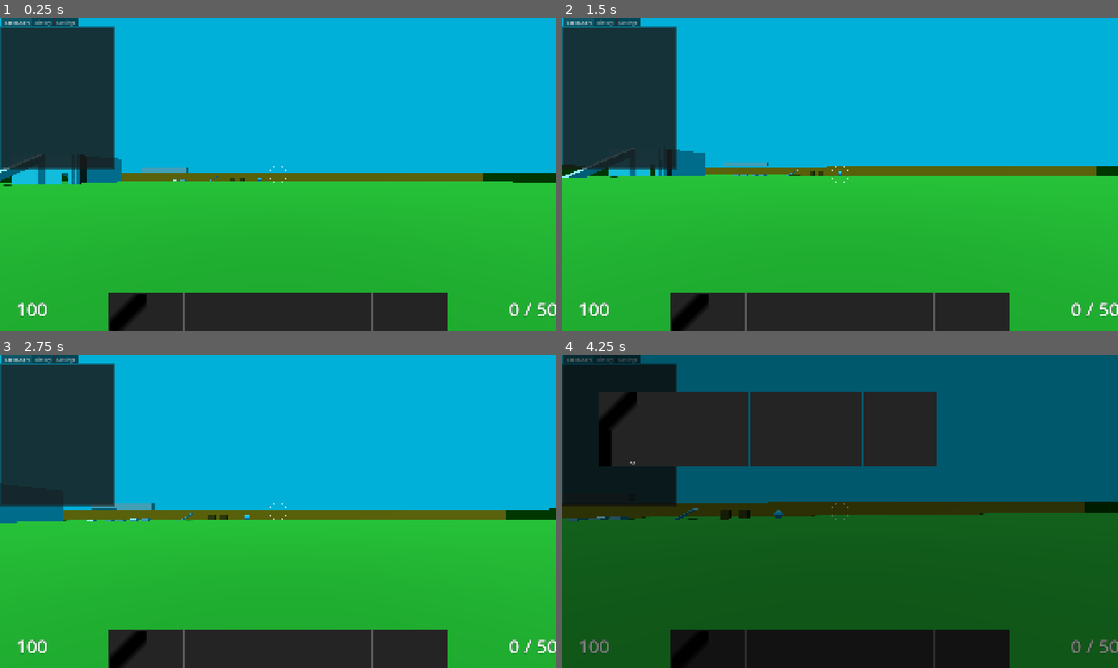
Above: before the commit, frames 1-4 (two rows, left to right).
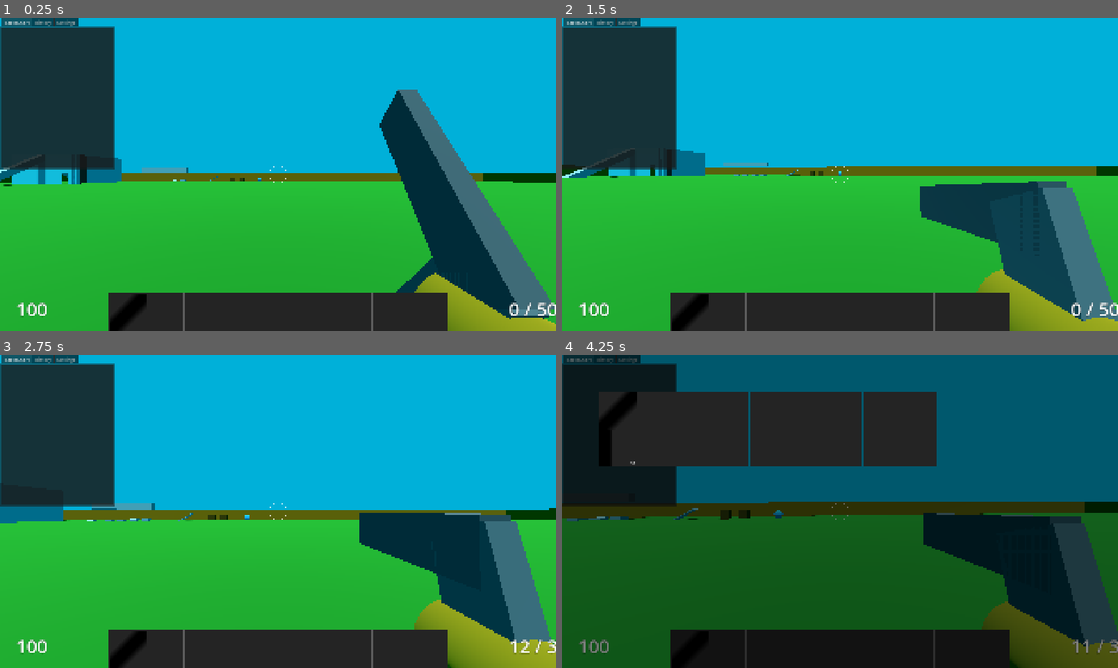
Above: after the commit, the same moments.

Repository: janisl/rpg-core
Game: Godot game, scene res://systems/main_scene.tscn
Two runs of this game, one before a commit and one after it. Both use one fixed random seed, a clock stepped at 60 frames per second and the inputs below.
Inputs (mouse positions are in pixels of both pictures, inside the frame that each line leads up to):
- Up to frame 1 (0.25 s): no input
- Up to frame 2 (1.5 s): move the mouse to (867, 174) at 0.52 s; hold Shift (crouch) 0.53-1.28 s; hold W (forward) from 0.53 s (still down); tap Space (jump) at 0.77 s; move the mouse to (812, 174) at 1.27 s; tap Shift (crouch) at 1.35 s
- Up to frame 3 (2.75 s): keep holding W (forward); tap Space (jump) at 1.52 s; move the mouse to (289, 505) at 2.02 s; hold Shift (crouch) from 2.03 s (still down); tap T (cycle_ammo) at 2.1 s
- Up to frame 4 (4.25 s): keep holding W (forward); move the mouse to (834, 517) at 2.77 s; release Shift (crouch) at 2.78 s; click (834, 517) at 2.85 s; tap Space (jump) at 3.02, 3.77 s; tap Shift (crouch) at 3.05, 3.8 s; move the mouse to (878, 514) at 3.52 s; hold Ctrl (sprint) from 3.53 s (still down); tap Tab (inventory) at 4.15 s

The runs differ from the first frame. In frame 1, 11% of the frame differs, in the area x 68-100%, y 22-100%; in frame 2, 10%; in frame 3, 11%; in frame 4, 11%.
Error before the commit: Invalid call. Nonexistent function 'switch_wieldable' in base 'Nil'. (res://systems/weapon_manager.gd:40)

Commit message:
Move combat system classes and scenes.

Diff:
--- a/actors/player/player.tscn
+++ b/actors/player/player.tscn
@@ -1365,7 +1365,7 @@
 states/Standing/position = Vector2(447.33334, 72.66667)
 transitions = ["Start", "Standing", SubResource("AnimationNodeStateMachineTransition_m1hv5"), "Standing", "Crouching",  …(299 unchanged characters)…
 
-[node name="Player" type="CharacterBody3D" unique_id=8619645 …(182 unchanged characters)… d_ray_cast", "stairs_below_ray_cast", "weapon_controller", "animation_tree", "inventory", "health_component") groups=["player"]]
+[node name="Player" type="CharacterBody3D" unique_id=8619645 …(182 unchanged characters)… d_ray_cast", "stairs_below_ray_cast", "wield_controller", "animation_tree", "inventory", "health_component") groups=["player"]]
 collision_layer = 771
 script = ExtResource("1_nvxhs")
 camera_controller = NodePath("Neck")
@@ -1418,8 +1418,8 @@
 script = ExtResource("6_2vokq")
 player = NodePath("..")
 camera = NodePath("../Neck/Head/Camera")
-weapon_mesh_layer = 2
 first_person_parent = NodePath("../Neck/Head/Camera/Wieldables")
+first_person_mesh_layer = 2
 metadata/_custom_type_script = "uid://bssifbouhjhmf"
 
 [node name="StateChartDebugger" parent="." unique_id=1438023907 instance=ExtResource("2_388e2")]
--- a/items/ammo/laser_ammo.tres
+++ b/items/ammo/laser_ammo.tres
@@ -1,6 +1,6 @@
 [gd_resource type="Resource" script_class="AmmoData" format=3 uid="uid://c8ff3twc0mra8"]
 
-[ext_resource type="Script" uid="uid://bmgq6ppgbrqsa" path="res://systems/inventory/ammo_data.gd" id="1_4gx8s"]
+[ext_resource type="Script" uid="uid://bmgq6ppgbrqsa" path="res://systems/combat/ammo_data.gd" id="1_4gx8s"]
 
 [sub_resource type="Gradient" id="Gradient_xy5oi"]
 offsets = PackedFloat32Array(0, 0.3018868, 0.38490567)
--- a/items/ammo/pistol_ammo.tres
+++ b/items/ammo/pistol_ammo.tres
@@ -1,6 +1,6 @@
 [gd_resource type="Resource" script_class="AmmoData" format=3 uid="uid://8wv77e0i7ndt"]
 
-[ext_resource type="Script" uid="uid://bmgq6ppgbrqsa" path="res://systems/inventory/ammo_data.gd" id="1_xy5oi"]
+[ext_resource type="Script" uid="uid://bmgq6ppgbrqsa" path="res://systems/combat/ammo_data.gd" id="1_xy5oi"]
 
 [sub_resource type="Gradient" id="Gradient_xy5oi"]
 offsets = PackedFloat32Array(0, 0.3018868, 0.34339622)
--- a/items/ammo/shotgun_ammo.tres
+++ b/items/ammo/shotgun_ammo.tres
@@ -1,6 +1,6 @@
 [gd_resource type="Resource" script_class="AmmoData" format=3 uid="uid://bvm2idvb450ig"]
 
-[ext_resource type="Script" uid="uid://bmgq6ppgbrqsa" path="res://systems/inventory/ammo_data.gd" id="1_14x0w"]
+[ext_resource type="Script" uid="uid://bmgq6ppgbrqsa" path="res://systems/combat/ammo_data.gd" id="1_14x0w"]
 
 [sub_resource type="Gradient" id="Gradient_xy5oi"]
 offsets = PackedFloat32Array(0, 0.3018868, 0.4)
--- a/items/weapons/hit_scan_weapon.tscn
+++ /dev/null
@@ -1,8 +0,0 @@
-[gd_scene format=3 uid="uid://cojhl7nthk3w1"]
-
-[ext_resource type="PackedScene" uid="uid://bmjbw3h5btlsw" path="res://items/weapons/weapon.tscn" id="1_sqb1c"]
-[ext_resource type="Script" uid="uid://btg1edrircng7" path="res://items/weapons/hit_scan_weapon.gd" id="2_5sdol"]
-
-[node name="HitScanWeapon" unique_id=2003787361 instance=ExtResource("1_sqb1c")]
-script = ExtResource("2_5sdol")
-hit_scan_collision_mask = 1
--- a/items/weapons/laser/laser.tres
+++ b/items/weapons/laser/laser.tres
@@ -1,11 +1,11 @@
 [gd_resource type="Resource" script_class="WeaponData" format=3 uid="uid://4fhry8pq51ej"]
 
 [ext_resource type="Resource" uid="uid://c8ff3twc0mra8" path="res://items/ammo/laser_ammo.tres" id="1_bjold"]
-[ext_resource type="PackedScene" uid="uid://b6eda53ea0fae" path="res://items/weapons/projectile_weapon.tscn" id="2_da8ks"]
+[ext_resource type="Script" uid="uid://bmgq6ppgbrqsa" path="res://systems/combat/ammo_data.gd" id="1_da8ks"]
 [ext_resource type="PackedScene" uid="uid://b2gscberboh83" path="res://items/weapons/laser/test_projectile.tscn" id="2_l8b5j"]
-[ext_resource type="Script" uid="uid://bjvp63efii4fn" path="res://systems/inventory/weapon_data.gd" id="4_efmtk"]
+[ext_resource type="PackedScene" uid="uid://b6eda53ea0fae" path="res://systems/combat/projectile_weapon.tscn" id="3_wch0n"]
 [ext_resource type="PackedScene" uid="uid://b1hhl7ucow0hf" path="res://items/weapons/laser/laser_view.tscn" id="5_l8b5j"]
-[ext_resource type="Script" uid="uid://bmgq6ppgbrqsa" path="res://systems/inventory/ammo_data.gd" id="ammo_data_script"]
+[ext_resource type="Script" uid="uid://bjvp63efii4fn" path="res://systems/combat/weapon_data.gd" id="6_efmtk"]
 
 [sub_resource type="Gradient" id="Gradient_shorh"]
 offsets = PackedFloat32Array(0.32830188, 0.41886792, 0.60754716, 0.71320754)
@@ -18,17 +18,17 @@
 fill_to = Vector2(1, 1)
 
 [resource]
-script = ExtResource("4_efmtk")
+script = ExtResource("6_efmtk")
 damage = 10.0
 magazine_size = 20
 is_automatic = true
 accuracy = 90
-ammo_types = Array[ExtResource("ammo_data_script")]([ExtResource("1_bjold")])
+ammo_types = Array[ExtResource("1_da8ks")]([ExtResource("1_bjold")])
 fire_offset = Vector3(0.15, -0.02, -0.15)
 is_hit_scan = false
 hit_scan_range = 40.0
 projectile_scene = ExtResource("2_l8b5j")
-controller_scene = ExtResource("2_da8ks")
+controller_scene = ExtResource("3_wch0n")
 first_person_scene = ExtResource("5_l8b5j")
 first_person_position = Vector3(0.14105655, -0.06323153, -0.18142417)
 vertical_lag_amount = 0.002
--- a/items/weapons/laser/test_projectile.tscn
+++ b/items/weapons/laser/test_projectile.tscn
@@ -1,6 +1,6 @@
 [gd_scene format=3 uid="uid://b2gscberboh83"]
 
-[ext_resource type="Script" uid="uid://bwwvm23vhe66h" path="res://items/weapons/projectile.gd" id="1_2gq1u"]
+[ext_resource type="Script" uid="uid://bwwvm23vhe66h" path="res://systems/combat/projectile.gd" id="1_2gq1u"]
 
 [sub_resource type="StandardMaterial3D" id="StandardMaterial3D_rdqwp"]
 albedo_color = Color(1, 0, 0.32941177, 1)
--- a/items/weapons/pistol/pistol.tres
+++ b/items/weapons/pistol/pistol.tres
@@ -1,10 +1,10 @@
 [gd_resource type="Resource" script_class="WeaponData" format=3 uid="uid://k8m0m32cwhsd"]
 
 [ext_resource type="Resource" uid="uid://8wv77e0i7ndt" path="res://items/ammo/pistol_ammo.tres" id="1_cxtko"]
-[ext_resource type="PackedScene" uid="uid://cojhl7nthk3w1" path="res://items/weapons/hit_scan_weapon.tscn" id="2_ka7mt"]
-[ext_resource type="Script" uid="uid://bjvp63efii4fn" path="res://systems/inventory/weapon_data.gd" id="3_wtgxi"]
+[ext_resource type="Script" uid="uid://bmgq6ppgbrqsa" path="res://systems/combat/ammo_data.gd" id="1_spaxh"]
+[ext_resource type="PackedScene" uid="uid://cojhl7nthk3w1" path="res://systems/combat/hit_scan_weapon.tscn" id="3_wtgxi"]
 [ext_resource type="PackedScene" uid="uid://567vdvii3fg6" path="res://items/weapons/pistol/pistol_view.tscn" id="4_ka7mt"]
-[ext_resource type="Script" uid="uid://bmgq6ppgbrqsa" path="res://systems/inventory/ammo_data.gd" id="ammo_data_script"]
+[ext_resource type="Script" uid="uid://bjvp63efii4fn" path="res://systems/combat/weapon_data.gd" id="5_ebdrl"]
 
 [sub_resource type="Gradient" id="Gradient_cm5tq"]
 offsets = PackedFloat32Array(0.31320754, 0.4264151, 0.5962264, 0.7169811)
@@ -17,14 +17,14 @@
 fill_to = Vector2(1, 1)
 
 [resource]
-script = ExtResource("3_wtgxi")
+script = ExtResource("5_ebdrl")
 damage = 5.0
 magazine_size = 12
 is_automatic = true
-ammo_types = Array[ExtResource("ammo_data_script")]([ExtResource("1_cxtko")])
+ammo_types = Array[ExtResource("1_spaxh")]([ExtResource("1_cxtko")])
 fire_offset = Vector3(0.1, -0.02, -0.1)
 hit_scan_range = 50.0
-controller_scene = ExtResource("2_ka7mt")
+controller_scene = ExtResource("3_wtgxi")
 first_person_scene = ExtResource("4_ka7mt")
 first_person_position = Vector3(0.14105655, -0.06323153, -0.18142417)
 vertical_lag_amount = 0.002
--- a/items/weapons/projectile_weapon.tscn
+++ /dev/null
@@ -1,7 +0,0 @@
-[gd_scene format=3 uid="uid://b6eda53ea0fae"]
-
-[ext_resource type="PackedScene" uid="uid://bmjbw3h5btlsw" path="res://items/weapons/weapon.tscn" id="1_2tomm"]
-[ext_resource type="Script" uid="uid://b3cm6g62i8cfr" path="res://items/weapons/projectile_weapon.gd" id="2_coq57"]
-
-[node name="ProjectileWeapon" unique_id=2003787361 instance=ExtResource("1_2tomm")]
-script = ExtResource("2_coq57")
--- a/items/weapons/shotgun/shotgun.tres
+++ b/items/weapons/shotgun/shotgun.tres
@@ -1,10 +1,10 @@
 [gd_resource type="Resource" script_class="WeaponData" format=3 uid="uid://vy6ngoc84hnn"]
 
 [ext_resource type="Resource" uid="uid://bvm2idvb450ig" path="res://items/ammo/shotgun_ammo.tres" id="1_d26d0"]
-[ext_resource type="Script" uid="uid://bjvp63efii4fn" path="res://systems/inventory/weapon_data.gd" id="2_d26d0"]
-[ext_resource type="PackedScene" uid="uid://cojhl7nthk3w1" path="res://items/weapons/hit_scan_weapon.tscn" id="2_yn8j3"]
+[ext_resource type="Script" uid="uid://bmgq6ppgbrqsa" path="res://systems/combat/ammo_data.gd" id="1_ptbh3"]
+[ext_resource type="PackedScene" uid="uid://cojhl7nthk3w1" path="res://systems/combat/hit_scan_weapon.tscn" id="3_0jun3"]
 [ext_resource type="PackedScene" uid="uid://br2mplv6cjpjb" path="res://items/weapons/shotgun/shotgun_view.tscn" id="4_yn8j3"]
-[ext_resource type="Script" uid="uid://bmgq6ppgbrqsa" path="res://systems/inventory/ammo_data.gd" id="ammo_data_script"]
+[ext_resource type="Script" uid="uid://bjvp63efii4fn" path="res://systems/combat/weapon_data.gd" id="5_l67j6"]
 
 [sub_resource type="Gradient" id="Gradient_vy2tt"]
 offsets = PackedFloat32Array(0.33584905, 0.41886792, 0.6415094, 0.7358491)
@@ -17,18 +17,18 @@
 fill_to = Vector2(1, 1)
 
 [resource]
-script = ExtResource("2_d26d0")
+script = ExtResource("5_l67j6")
 damage = 3.0
 magazine_size = 8
 fire_rate = 1.0
 accuracy = 80
-ammo_types = Array[ExtResource("ammo_data_script")]([ExtResource("1_d26d0")])
+ammo_types = Array[ExtResource("1_ptbh3")]([ExtResource("1_d26d0")])
 fire_offset = Vector3(0.15, -0.02, -0.15)
 hit_scan_range = 35.0
 pellet_count = 8
 spread_angle = 0.1
 recoil_cam_pitch = 0.08726646259971647
-controller_scene = ExtResource("2_yn8j3")
+controller_scene = ExtResource("3_0jun3")
 first_person_scene = ExtResource("4_yn8j3")
 first_person_position = Vector3(0.15307574, -0.1009149, -0.18142417)
 vertical_lag_amount = 0.001
--- /dev/null
+++ b/systems/combat/hit_scan_weapon.tscn
@@ -0,0 +1,8 @@
+[gd_scene format=3 uid="uid://cojhl7nthk3w1"]
+
+[ext_resource type="PackedScene" uid="uid://bmjbw3h5btlsw" path="res://systems/combat/weapon.tscn" id="1_sqb1c"]
+[ext_resource type="Script" uid="uid://btg1edrircng7" path="res://systems/combat/hit_scan_weapon.gd" id="2_5sdol"]
+
+[node name="HitScanWeapon" unique_id=2003787361 instance=ExtResource("1_sqb1c")]
+script = ExtResource("2_5sdol")
+hit_scan_collision_mask = 1
--- /dev/null
+++ b/systems/combat/projectile_weapon.tscn
@@ -0,0 +1,7 @@
+[gd_scene format=3 uid="uid://b6eda53ea0fae"]
+
+[ext_resource type="PackedScene" uid="uid://bmjbw3h5btlsw" path="res://systems/combat/weapon.tscn" id="1_2tomm"]
+[ext_resource type="Script" uid="uid://b3cm6g62i8cfr" path="res://systems/combat/projectile_weapon.gd" id="2_coq57"]
+
+[node name="ProjectileWeapon" unique_id=2003787361 instance=ExtResource("1_2tomm")]
+script = ExtResource("2_coq57")
--- a/items/weapons/weapon.tscn
+++ b/systems/combat/weapon.tscn
@@ -1,7 +1,7 @@
 [gd_scene format=3 uid="uid://bmjbw3h5btlsw"]
 
 [ext_resource type="PackedScene" uid="uid://bnvfahbsfb37o" path="res://systems/wieldables/wieldable.tscn" id="1_1aasx"]
-[ext_resource type="Script" uid="uid://pisgkfuei3r7" path="res://items/weapons/weapon.gd" id="2_rde40"]
+[ext_resource type="Script" uid="uid://pisgkfuei3r7" path="res://systems/combat/weapon.gd" id="2_rde40"]
 [ext_resource type="Script" uid="uid://cytafq8i1y8qm" path="res://addons/godot_state_charts/atomic_state.gd" id="3_fqqk5"]
 [ext_resource type="Script" uid="uid://cf1nsco3w0mf6" path="res://addons/godot_state_charts/transition.gd" id="3_yteyy"]
 
Renamed: systems/inventory/ammo_data.gd -> systems/combat/ammo_data.gd
Renamed: systems/inventory/ammo_data.gd.uid -> systems/combat/ammo_data.gd.uid
Renamed: items/weapons/hit_scan_weapon.gd -> systems/combat/hit_scan_weapon.gd
Renamed: items/weapons/hit_scan_weapon.gd.uid -> systems/combat/hit_scan_weapon.gd.uid
Renamed: items/weapons/projectile.gd -> systems/combat/projectile.gd
Renamed: items/weapons/projectile.gd.uid -> systems/combat/projectile.gd.uid
Renamed: items/weapons/projectile_weapon.gd -> systems/combat/projectile_weapon.gd
Renamed: items/weapons/projectile_weapon.gd.uid -> systems/combat/projectile_weapon.gd.uid
Renamed: items/weapons/weapon.gd -> systems/combat/weapon.gd
Renamed: items/weapons/weapon.gd.uid -> systems/combat/weapon.gd.uid
Renamed: systems/inventory/weapon_data.gd -> systems/combat/weapon_data.gd
Renamed: systems/inventory/weapon_data.gd.uid -> systems/combat/weapon_data.gd.uid
